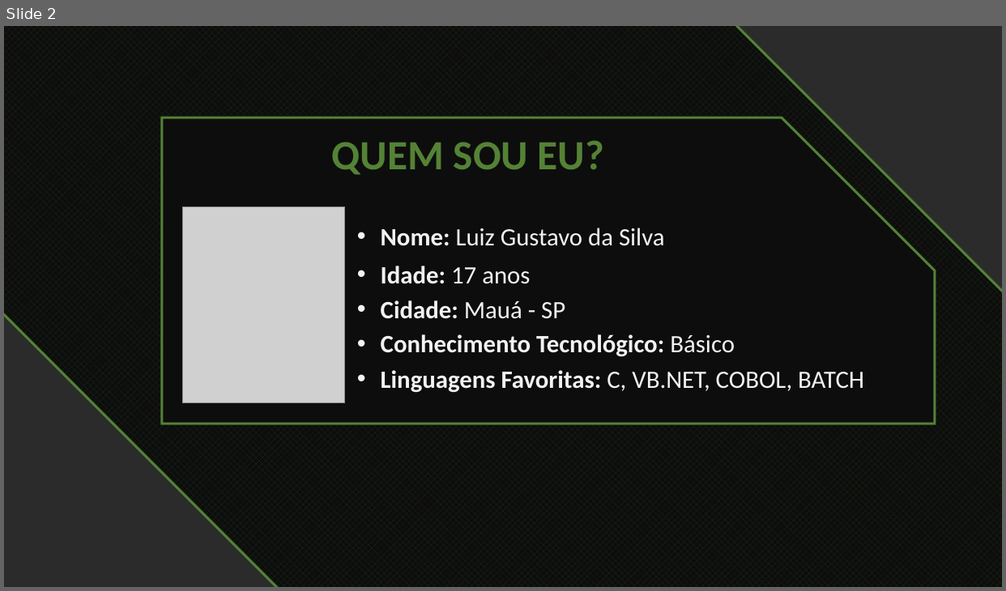
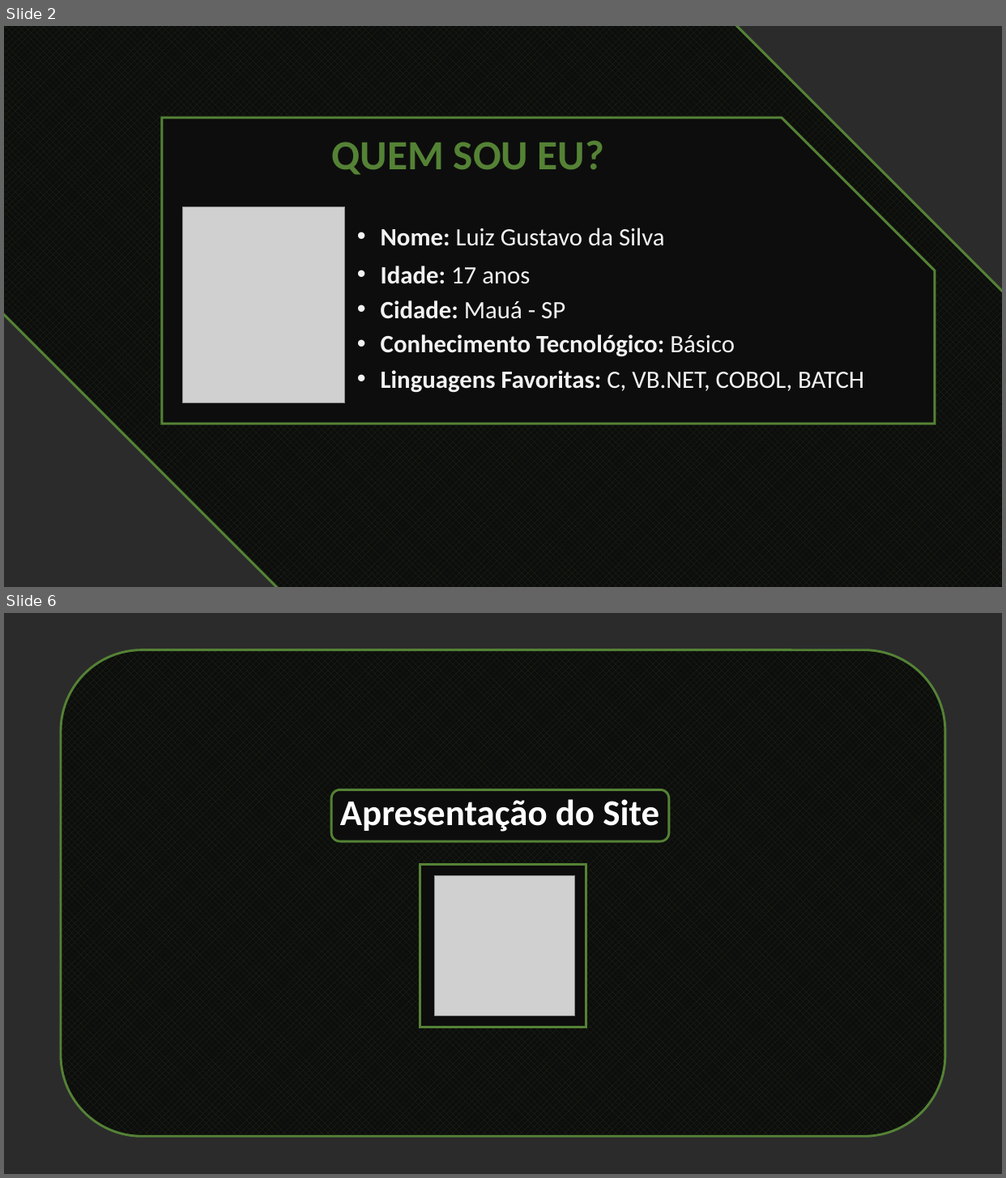
Before and after one commit to Luiz-Gustavo-Silva/Projeto-individual, a slide deck: projeto-site/public/documentação/Apresentação1.pptx. Shown one above the other, each under a label of ours: slide 2 before the commit, slides 2 and 6 after it; the slides between them are not shown. The pictures are 1006x591 and 1006x1178 pixels, drawn with LibreOffice and Linux fonts; fonts in the diff are those of the drawing; grey boxes stand for pictures; background and template pictures are left out; a plain dark background stands for a picture behind light text. Boxes give left, top, right and bottom in pixels: in the first picture for what was removed or moved away, otherwise in the second. Text is boxed around its words. In the diff, an @@ line names an element or a change of style, - is before the commit and + after.

```diff
--- a/projeto-site/public/documentação/Apresentação1.pptx
+++ b/projeto-site/public/documentação/Apresentação1.pptx
@@ slide 6 added at [4, 613, 1002, 1174], background picture (left out) @@
@@ rounded rectangle added at [61, 650, 946, 1137], fill pattern #213216 on #0D0D0D, outline #548235 2.25 pt @@
@@ rounded rectangle added at [331, 790, 669, 841], fill #0D0D0D, outline #548235 2.25 pt @@
@@ text added at [340, 799, 659, 832], 35 pt, text #FFFFFF, bold @@
+Apresentação do Site
@@ rectangle added at [420, 865, 586, 1027], fill #0D0D0D, outline #548235 2.25 pt @@
@@ picture added at [434, 875, 575, 1016] @@
```
Also in this commit, not shown: 3 slides changed, 5 other slides added, 3 slides removed, 5 other files.
